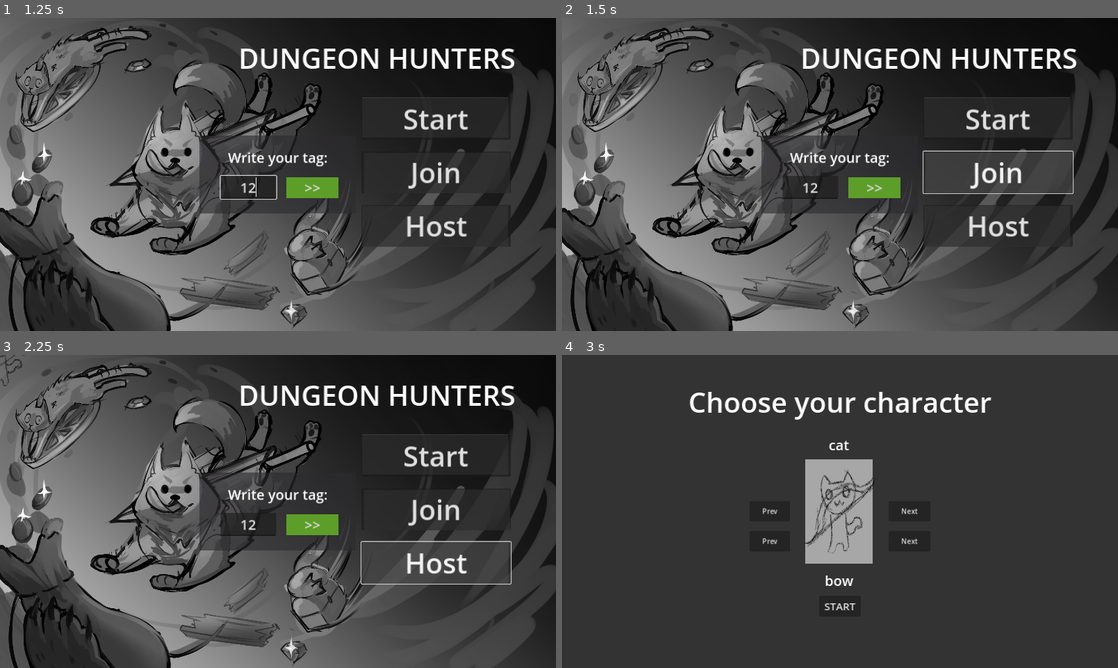
Above: before the commit, frames 1-4 (two rows, left to right).
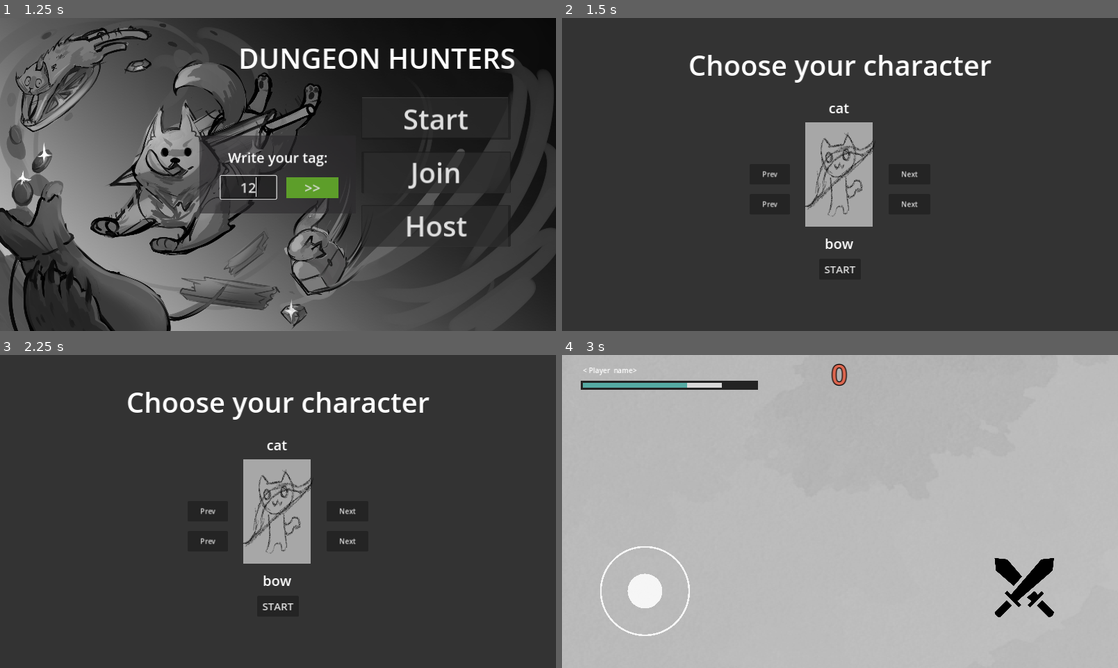
Above: after the commit, the same moments.

Repository: Vented5/DungeonHunters
Game: Godot game, scene res://title_screen/title_screen.tscn
The game is run twice, just before and just after one commit, with the same random seed, the same clock (stepped at 60 frames per second) and the same inputs.
Inputs (mouse positions are in pixels of both pictures, inside the frame that each line leads up to):
- Up to frame 1 (1.25 s): click (250, 187) at 0.52 s; type "12" at 0.6 s
- Up to frame 2 (1.5 s): click "Join" at 1.25 s
- Up to frame 3 (2.25 s): click (433, 561) at 2 s, where only the run before the commit has a clickable "Host"
- Up to frame 4 (3 s): click "Start" (after the commit: "START") at 2.75 s

Frame 1 is identical in both runs. In frame 2, 57% of the frame differs, in the area x 0-100%, y 0-100%; in frame 3, 58%; in frame 4, 96%.

Commit message:
feat(multiplayer): Multiplayer specific instance created, now added to the main scene, slime and attacks sync in progress.

Diff:
--- a/character_selection_screen.tscn
+++ b/character_selection_screen.tscn
@@ -124,6 +124,10 @@
 theme_override_font_sizes/font_size = 24
 text = "START"
 
+[node name="MultiplayerSpawner" type="MultiplayerSpawner" parent="."]
+_spawnable_scenes = PackedStringArray("res://player/player.tscn")
+spawn_path = NodePath("..")
+
 [connection signal="pressed" from="Next character" to="." method="_on_next_character_pressed"]
 [connection signal="pressed" from="Next weapon" to="." method="_on_next_weapon_pressed"]
 [connection signal="pressed" from="Prev character" to="." method="_on_prev_character_pressed"]
--- a/global.gd
+++ b/global.gd
@@ -4,6 +4,9 @@
 var weapon_scene_path = "res://weapons/sword.tscn"
 
 var save_path = "user://save_game.dat"
+var player:int
+
+var game_mode
 
 var game_data : Dictionary = {
 	"tag": "zzzz",
--- a/main.gd
+++ b/main.gd
@@ -4,7 +4,14 @@
 @export var slime_scene: PackedScene
 
 func _ready():
-	$Slime_timer.start()
+	if Global.game_mode == 1:
+		MultiplayerManager.create_server(3500, 2)
+		$Slime_timer.start()
+	elif Global.game_mode == 2:
+		MultiplayerManager.create_client("localhost", 3500)
+	else:
+		MultiplayerManager.spawn_player()
+
 	#$HUD/HealthBar.init_health($Player.health)
 
 func new_game():
--- a/main.tscn
+++ b/main.tscn
@@ -118,4 +118,8 @@
 [node name="Camera2D" parent="." instance=ExtResource("8_f05hp")]
 position = Vector2(640, 360)
 
+[node name="MultiplayerSpawner" type="MultiplayerSpawner" parent="."]
+_spawnable_scenes = PackedStringArray("res://player/player.tscn", "res://slime/slime.tscn")
+spawn_path = NodePath("..")
+
 [connection signal="timeout" from="Slime_timer" to="." method="_on_slime_timer_timeout"]
--- /dev/null
+++ b/multiplayer_manager.gd
@@ -0,0 +1,24 @@
+extends Node
+
+var peer: ENetMultiplayerPeer = ENetMultiplayerPeer.new()
+
+func create_server(port:int, max_players: int):
+	peer.create_server(port, max_players)
+	multiplayer.multiplayer_peer = peer
+
+	multiplayer.peer_connected.connect(spawn_player)
+	spawn_player()
+
+func create_client(ip: String, port: int):
+	peer.create_client(ip, port)
+	multiplayer.multiplayer_peer = peer
+
+var player_scene = load("res://player/player.tscn")
+
+@rpc("any_peer", "call_local")
+func spawn_player(id: int = 1) -> void:
+	var player_instance = player_scene.instantiate()
+	player_instance.name = str(id)
+	#call_deferred("add_child", player_instance, true)
+	var scene = get_tree().current_scene
+	scene.add_child(player_instance, true)
--- a/player/player.gd
+++ b/player/player.gd
@@ -9,6 +9,7 @@
 
 func _enter_tree() -> void:
 	set_multiplayer_authority(name.to_int())
+	print("Multiplayer authority ", name)
 
 func _ready():
 	#weapon = weapon_scene.instantiate()
@@ -44,16 +45,16 @@
 	position += vel * delta
 
 	# ------------------------- Joystick movement -------------------------------
-	#direction = joystick.pos_vector
-	#if direction:
-	#	velocity = direction * speed
-	#else:
-	#	velocity = Vector2.ZERO
-	#move_and_slide()
-	#if direction.x > 0:  # Derecha
-	#	$Sprite2D.flip_h = true
-	#elif direction.x < 0:  # Izquierda
-	#	$Sprite2D.flip_h = false
+	direction = joystick.pos_vector
+	if direction:
+		velocity = direction * speed
+	else:
+		velocity = Vector2.ZERO
+	move_and_slide()
+	if direction.x > 0:  # Derecha
+		$Sprite2D.flip_h = true
+	elif direction.x < 0:  # Izquierda
+		$Sprite2D.flip_h = false
 
 
 func _on_area_2d_body_entered(body: Node2D) -> void:
--- a/project.godot
+++ b/project.godot
@@ -18,6 +18,7 @@
 [autoload]
 
 Global="*res://global.gd"
+MultiplayerManager="*res://multiplayer_manager.gd"
 
 [display]
 
--- a/title_screen/title_screen.gd
+++ b/title_screen/title_screen.gd
@@ -1,11 +1,10 @@
 extends Node
 
 @onready var join_btn: Button = $BoxContainer/Join
-var player_scene = load("res://player/player.tscn")
 var camera_scene = load("res://camera_2d.tscn")
 
 # Instancia el objeto ENetMultiplayerPeer y lo guarda en peer
-var peer: ENetMultiplayerPeer = ENetMultiplayerPeer.new()
+#var peer: ENetMultiplayerPeer = ENetMultiplayerPeer.new()
 
 func _ready() -> void:
 	join_btn.pressed.connect(_on_join_pressed)
@@ -15,20 +14,9 @@
 	#print("Scen changed to main")
 
 func _on_host_pressed() -> void:
-	#Crea el servidor con el puerto y el maximo de clientes
-	peer.create_server(3500, 2) # Acepta cualquier puerto a partir del 1024
-	multiplayer.multiplayer_peer = peer # Establece esta sesion como sesion conectada actual
-	multiplayer.peer_connected.connect(_on_peer_connected) # Conecta la se;al on peer conected a la funcion
-	#get_tree().change_scene_to_file("res://main.tscn")
-	_on_peer_connected()
-
+	get_tree().change_scene_to_file("res://character_selection_screen.tscn")
+	Global.game_mode = 1 # Host
 
 func _on_join_pressed():
-	peer.create_client("localhost", 3500)
-	multiplayer.multiplayer_peer = peer
-
-func _on_peer_connected(id: int = 1):
-	var player_instance = player_scene.instantiate()
-	player_instance.name = str(id)
-	add_child(player_instance, true)
-	print("Jugador spawneado en:", player_instance.position)
+	get_tree().change_scene_to_file("res://character_selection_screen.tscn")
+	Global.game_mode = 2 # Join
--- a/weapons/bow.gd
+++ b/weapons/bow.gd
@@ -9,12 +9,13 @@
 func _process(delta: float) -> void:
 	if Input.is_action_pressed("attack"):
 		$Sprite2D.rotation = player.direction.angle() - deg_to_rad(235)
+
 	if Input.is_action_just_released("attack"):
-		shoot()
+		shoot(player.direction.angle())
 
-func shoot():
+func shoot(angle):
 	var arrow = arrow_scene.instantiate()
+	$Marker2D.rotate(angle)
 	arrow.transform = $Marker2D.global_transform
-	arrow.rotation = player.direction.angle()
 	get_parent().get_parent().add_child(arrow)
-	print("Arrow shooted, parent:", get_parent().get_parent())
+	print("Arrow shooted, parent:", player.get_parent())
--- a/weapons/bow.tscn
+++ b/weapons/bow.tscn
@@ -1,7 +1,12 @@
-[gd_scene load_steps=3 format=3 uid="uid://bkdkdlpdn4psb"]
+[gd_scene load_steps=4 format=3 uid="uid://bkdkdlpdn4psb"]
 
 [ext_resource type="Texture2D" uid="uid://dguq34gasq1cu" path="res://weapons/bow.png" id="1_mkiec"]
 [ext_resource type="Script" path="res://weapons/bow.gd" id="2_lgnmc"]
+
+[sub_resource type="SceneReplicationConfig" id="SceneReplicationConfig_75166"]
+properties/0/path = NodePath("Sprite2D:rotation")
+properties/0/spawn = true
+properties/0/replication_mode = 1
 
 [node name="Bow" type="Node2D"]
 script = ExtResource("2_lgnmc")
@@ -10,3 +15,6 @@
 texture = ExtResource("1_mkiec")
 
 [node name="Marker2D" type="Marker2D" parent="."]
+
+[node name="MultiplayerSynchronizer" type="MultiplayerSynchronizer" parent="."]
+replication_config = SubResource("SceneReplicationConfig_75166")
